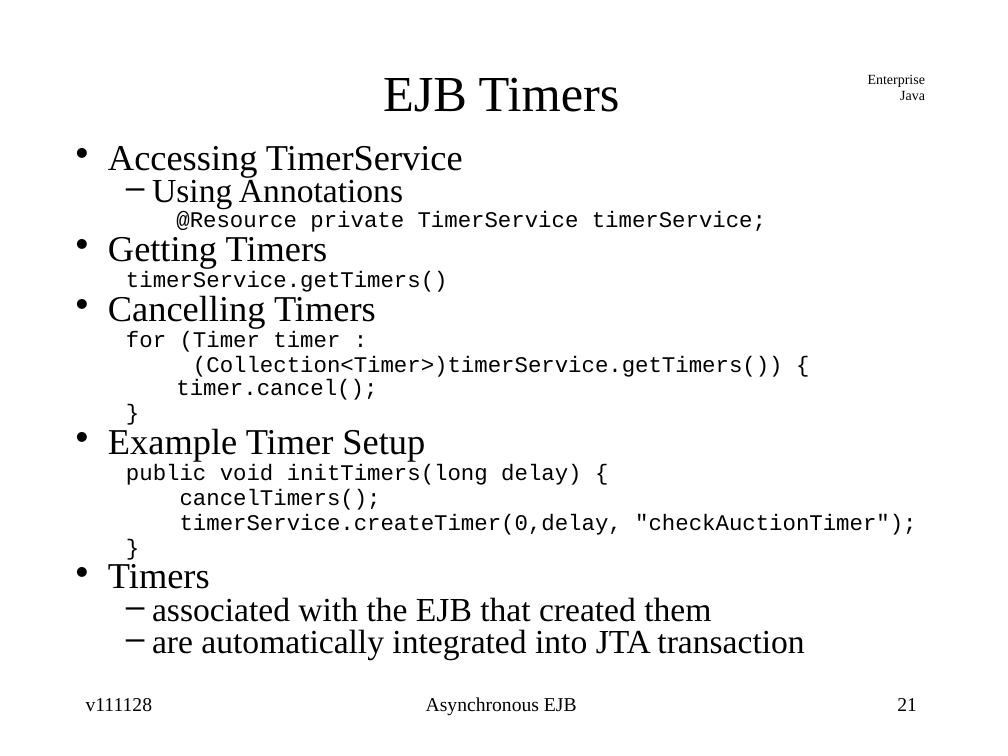
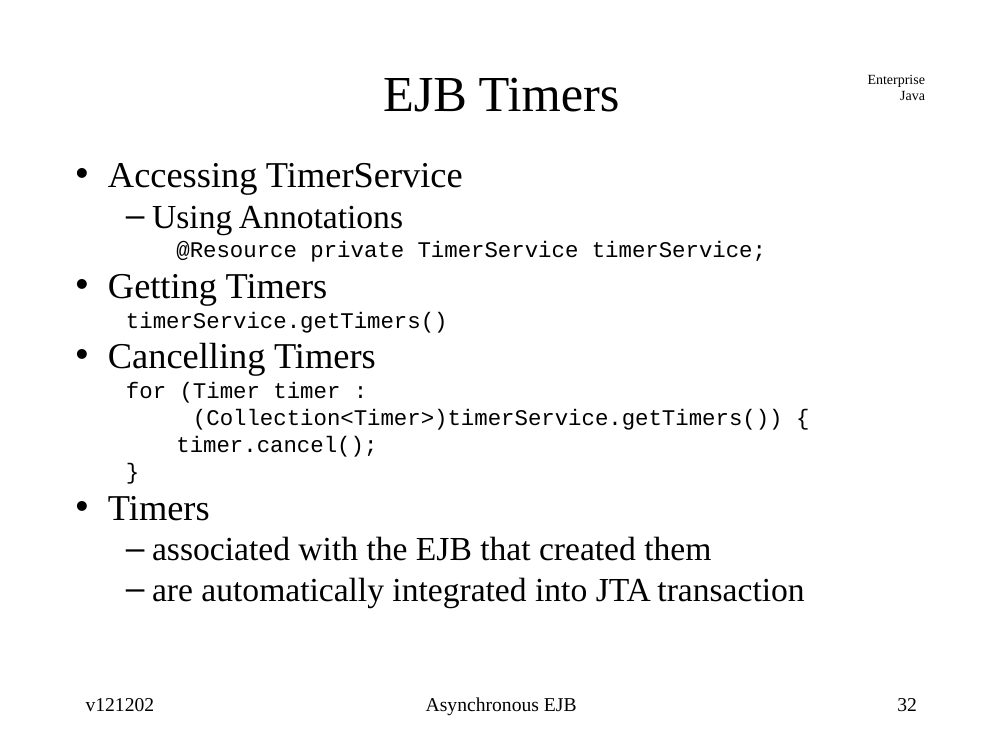
Before and after one commit to jcstaff/ejava-javaee, a slide deck: slide 32 of asyncEJB/src/site/resources/lectures/asyncEJB.ppt (slide 21 before the commit). Drawn at 1008x756 pixels with LibreOffice and Linux fonts; fonts in the diff are those of the drawing. Boxes give left, top, right and bottom in pixels: in the first picture for what was removed or moved away, otherwise in the second. Text is boxed around its words. In the diff, an @@ line names an element or a change of style, - is before the commit and + after.

Commit message:
added Async methods and updated EJB Timers

```diff
--- a/asyncEJB/src/site/resources/lectures/asyncEJB.ppt
+++ b/asyncEJB/src/site/resources/lectures/asyncEJB.ppt
@@ text "Accessing TimerService" at (108, 163, 804, 607): line spacing 0.55 to 1; less space between paragraphs; line spacing 0.56 to 1 @@
@@ text at (108, 428, 916, 535): paragraphs removed @@
-• Example Timer Setup
-  public void initTimers(long delay) {
-  cancelTimers();
-  timerService.createTimer(0,delay, "checkAuctionTimer");
-  }
@@ text at (86, 698, 155, 712): text changed @@
-v111128
+v121202
@@ page number at (897, 698, 917, 712): text changed @@
-21
+32
```
Also in this commit, not shown: 23 other slides changed, 12 slides added.
